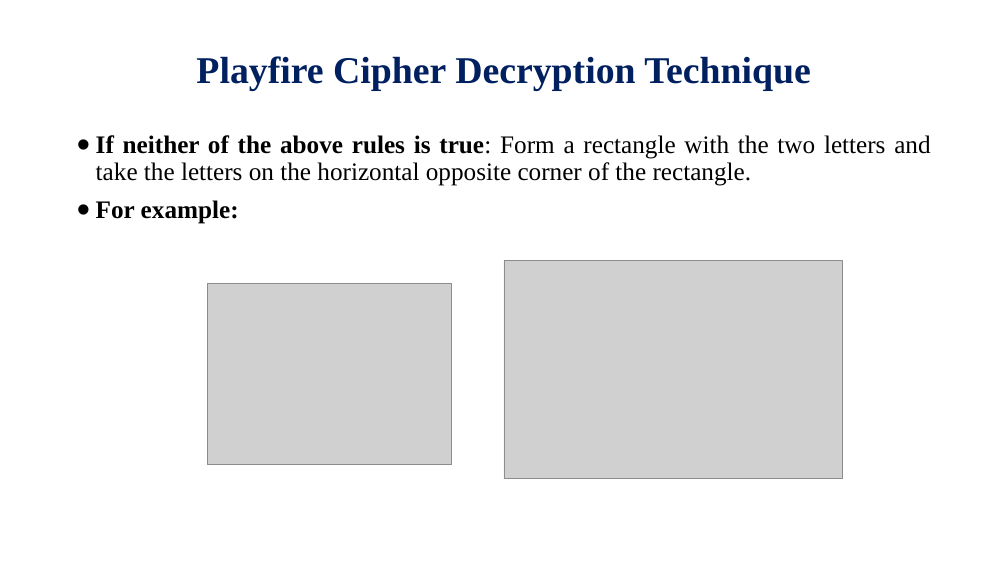
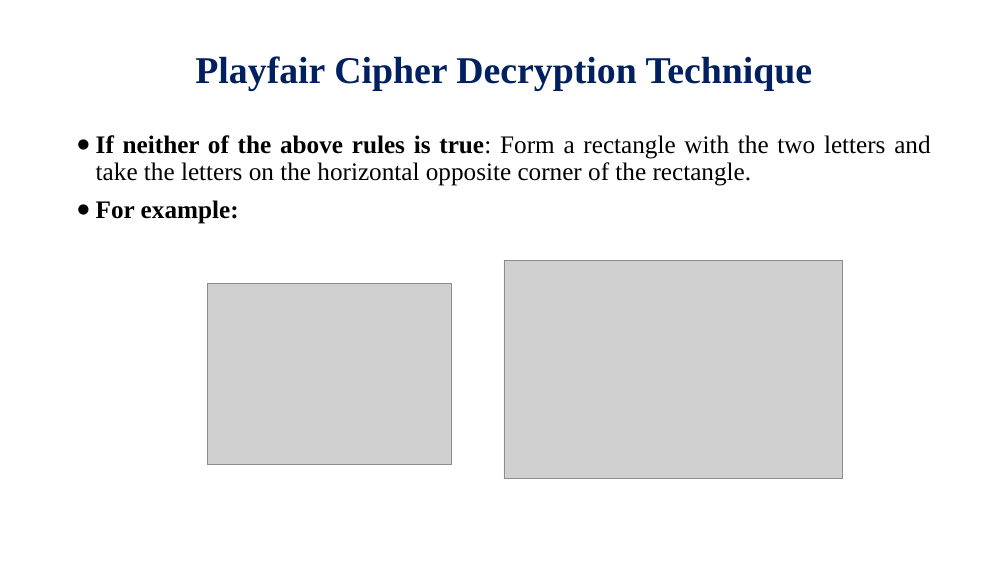
Before and after one commit to Alamgir-JUST/Lecture-Slides, a slide deck: slide 16 of Cryptography and Network Security/Lecture-04.pptx. Drawn at 1008x567 pixels with LibreOffice and Linux fonts; fonts in the diff are those of the drawing; grey boxes stand for pictures; background and template pictures are left out. Boxes give left, top, right and bottom in pixels: in the first picture for what was removed or moved away, otherwise in the second. Text is boxed around its words. In the diff, an @@ line names an element or a change of style, - is before the commit and + after.

```diff
--- a/Cryptography and Network Security/Lecture-04.pptx
+++ b/Cryptography and Network Security/Lecture-04.pptx
@@ title at <box>195,56,813,91</box>: text changed @@
-Playfire Cipher Decryption Technique
+Playfair Cipher Decryption Technique
```
Also in this commit, not shown: 17 other slides changed, 1 other file.
